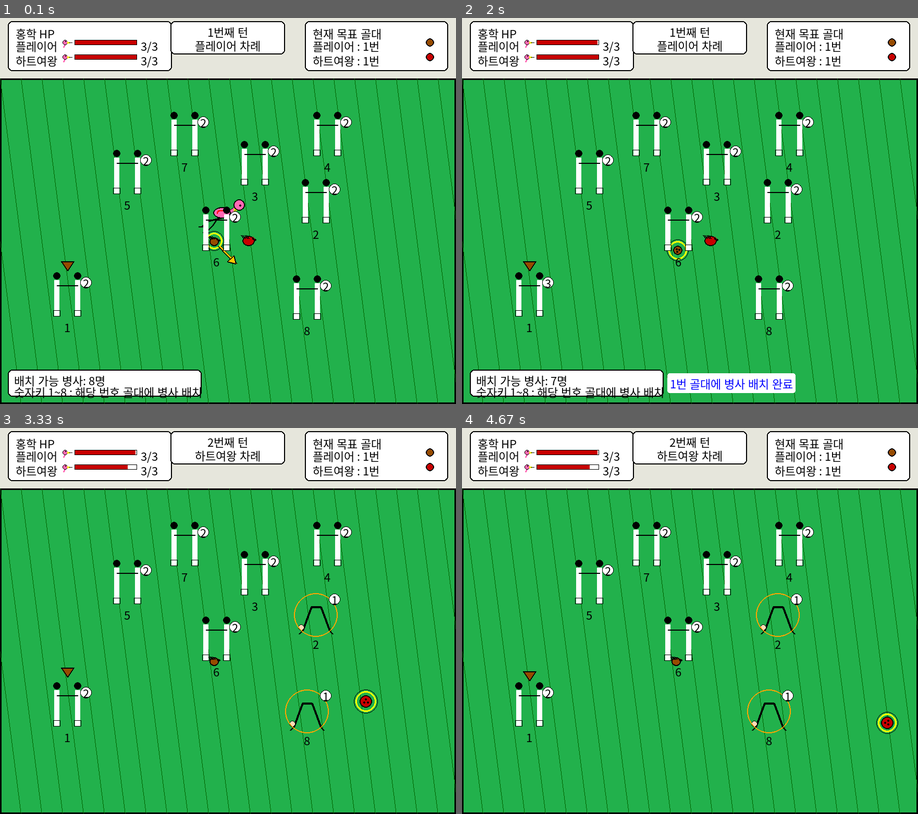
Above: before the commit, frames 1-4 (two rows, left to right).
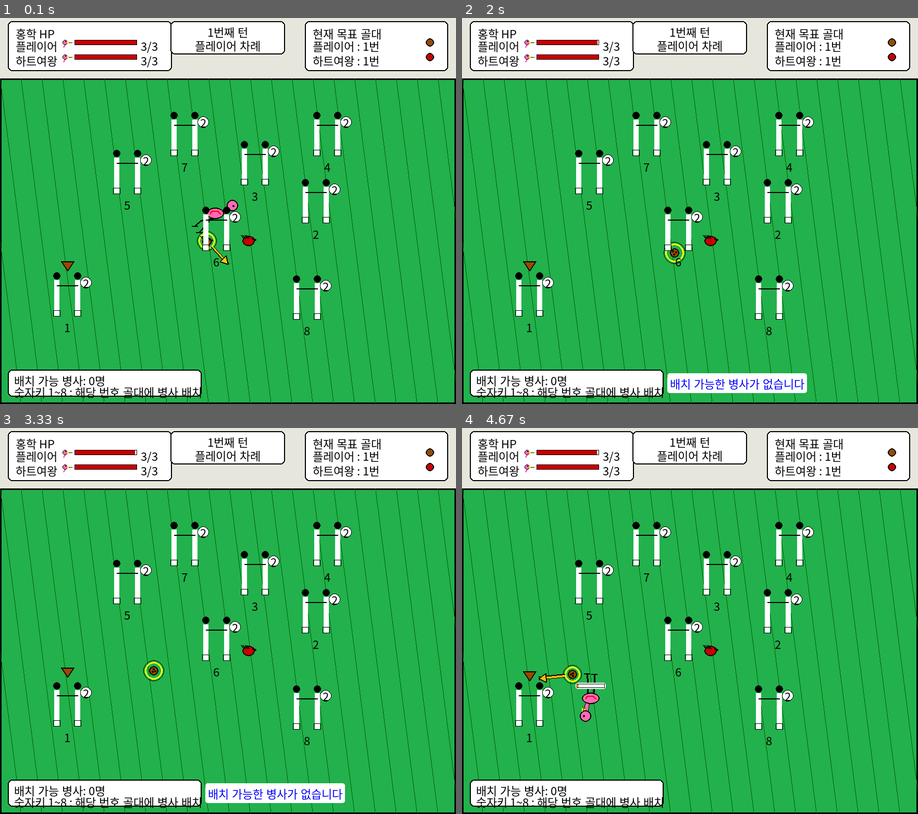
Above: after the commit, the same moments.

Repository: Is-This-Merge/NEIS
Game: pygame game, started from main.py
The game is run twice, just before and just after one commit, with the same random seed, the same clock (stepped at 60 frames per second) and the same inputs.
Inputs (mouse positions are in pixels of both pictures, inside the frame that each line leads up to):
- Up to frame 1 (0.1 s): no input
- Up to frame 2 (2 s): move the mouse to (671, 226) at 0.37 s; click (521, 218) at 0.88 s; click (676, 141) at 1.22 s; click (808, 60) at 1.55 s; tap 1 at 1.83 s
- Up to frame 3 (3.33 s): tap 9 at 2.17 s; click (59, 651) at 2.55 s; click (109, 740) at 2.88 s; click (310, 586) at 3.22 s
- Up to frame 4 (4.67 s): click (845, 644) at 3.88 s; press the mouse at (845, 644) at 4.53 s; move the mouse to (680, 566) at 4.63 s

The runs differ from the first frame. In frame 1, 0.4% of the frame differs, in the area x 19-54%, y 46-96%; in frame 2, 0.7%; in frame 3, 5.9%, in the area x 1-83%, y 2-99%; in frame 4, 4.7%.

Commit message:
Fixed soldier rearranging system

Diff:
--- a/CroquetMatch.py
+++ b/CroquetMatch.py
@@ -41,7 +41,7 @@
         }
 
         self.goalpostsNum = 8
-        self.soldiersNum = 24
+        self.soldiersNum = 16
         self.goalposts = []
         self.soldiers = []
 
@@ -77,18 +77,22 @@
             goalpost = Goalpost(location=location, order=i + 1)
             self.goalposts.append(goalpost)
 
-        # 모든 병사를 하나의 풀(self.soldiers)에서 관리
-        # 골대마다 2명씩 기본 배치 → 양쪽 기둥 형태로 시작
+        # 모든 병사를 골대에 배치 (예비 병사 없음)
+        # 우선 골대마다 2명씩 배치하고, 남는 병사는 골대에 골고루 추가 배치
         for goalpost in self.goalposts:
             for _ in range(2):
+                if len(self.soldiers) >= self.soldiersNum:
+                    break
                 soldier = Soldier(match=self)
                 soldier.assign(goalpost)
                 self.soldiers.append(soldier)
 
-        # 나머지는 예비 병사: 플레이어가 숫자키로 배치 가능
-        reserve = self.soldiersNum - len(self.soldiers)
-        for _ in range(max(0, reserve)):
-            self.soldiers.append(Soldier(match=self))
+        i = 0
+        while len(self.soldiers) < self.soldiersNum:
+            soldier = Soldier(match=self)
+            soldier.assign(self.goalposts[i % len(self.goalposts)])
+            self.soldiers.append(soldier)
+            i += 1
 
         self.center = (
             self.field_width // 2,
@@ -150,34 +154,21 @@
             vy *= -0.8
             by = max(top_bound + radius, min(bottom_bound - radius, by))
 
-        # 골대 충돌 판정: 카드병정의 밑동 부분에만 적용
-        # 병사가 2명 이상(양쪽 기둥 형태)인 골대에만 충돌 적용
+        # 골대 충돌 판정: 골대 형태(병사 수)에 따른 히트박스에 적용
+        # 2명 이상=양쪽 기둥, 1명=텐트 양다리(가운데는 통과 가능), 0명=충돌 없음
         for goalpost in self.goalposts:
-            if not goalpost.has_posts():
-                continue
-
-            gx, gy = goalpost.location
-
-            left_x = gx - 20
-            right_x = gx + 20
-            bottom_y = gy + 35
-
-            base_width = 14
-            base_height = 12
-
-            left_base = pygame.Rect(left_x - base_width // 2, bottom_y - base_height, base_width, base_height)
-            right_base = pygame.Rect(right_x - base_width // 2, bottom_y - base_height, base_width, base_height)
             ball_rect = pygame.Rect(bx - radius, by - radius, radius * 2, radius * 2)
 
-            if ball_rect.colliderect(left_base):
-                vx = -abs(vx) * 0.75 if bx < left_base.centerx else abs(vx) * 0.75
-                vy *= 0.85
-                bx = left_base.left - radius if bx < left_base.centerx else left_base.right + radius
-
-            elif ball_rect.colliderect(right_base):
-                vx = -abs(vx) * 0.75 if bx < right_base.centerx else abs(vx) * 0.75
-                vy *= 0.85
-                bx = right_base.left - radius if bx < right_base.centerx else right_base.right + radius
+            for base in goalpost.collision_rects():
+                if ball_rect.colliderect(base):
+                    if bx < base.centerx:
+                        vx = -abs(vx) * 0.75
+                        bx = base.left - radius
+                    else:
+                        vx = abs(vx) * 0.75
+                        bx = base.right + radius
+                    vy *= 0.85
+                    break
 
         self.currentBall.location = (bx, by)
         self.currentBall.velocity = (vx, vy)
@@ -192,7 +183,8 @@
         gx, gy = goalpost.location
         distance = math.hypot(bx - gx, by - gy)
 
-        if distance < 32:
+        # 병사가 한 명도 없는 빈 골대에는 골을 넣을 수 없음
+        if distance < 32 and len(goalpost.soldiers) >= 1:
             self.currentPlayer.passedGoals += 1
 
             if self.currentPlayer.passedGoals >= len(self.goalposts):
@@ -214,15 +206,19 @@
                 flamingo.swinging = False
 
             self.currentTurn += 1
-            self.check_goal_staffing()
-
-    def check_goal_staffing(self):
-        # 병사가 없는 골대가 2턴 이상 지속되면 플레이어 패배
+            self.refresh_soldiers()
+
+    def refresh_soldiers(self):
+        # 쿨다운이 끝난 병사를 다시 사용 가능 상태로 복귀
+        for soldier in self.soldiers:
+            soldier.update_cooldown(self.currentTurn)
+
+        # 병사가 없는 골대가 4턴 이상 지속되면 플레이어 패배
         for goalpost in self.goalposts:
             if len(goalpost.soldiers) == 0:
                 if goalpost.emptySinceTurn is None:
                     goalpost.emptySinceTurn = self.currentTurn
-                elif self.currentTurn - goalpost.emptySinceTurn >= 2:
+                elif self.currentTurn - goalpost.emptySinceTurn >= 4:
                     self.isGameOver = True
                     self.winner = self.players[1]  # 플레이어 패배 → 여왕 승리
             else:
@@ -462,10 +458,15 @@
             pygame.draw.circle(self.screen, self.colors["BLACK"], count_bg.center, 11, 1)
             self.screen.blit(count_text, count_text.get_rect(center=count_bg.center))
 
-            # 빈 골대 카운트다운 경고
-            if count == 0 and goalpost.emptySinceTurn is not None:
-                remaining = 2 - (self.currentTurn - goalpost.emptySinceTurn)
-                warn = self.small_font.render(f"비었음! {max(0, remaining)}턴", True, self.colors["RED"])
+            # 빈 골대는 득점 불가 + 게임오버까지 남은 턴 안내
+            if count == 0:
+                if goalpost.emptySinceTurn is not None:
+                    remaining = 4 - (self.currentTurn - goalpost.emptySinceTurn)
+                    text = f"득점 불가! {max(0, remaining)}턴"
+                else:
+                    text = "득점 불가"
+
+                warn = self.small_font.render(text, True, self.colors["RED"])
                 warn_rect = warn.get_rect(center=(gx, gy + 78))
                 pygame.draw.rect(self.screen, self.colors["WHITE"], warn_rect.inflate(10, 4), border_radius=4)
                 self.screen.blit(warn, warn_rect)
--- a/Goalpost.py
+++ b/Goalpost.py
@@ -15,9 +15,30 @@
         if soldier not in self.soldiers:
             self.soldiers.append(soldier)
 
-    def has_posts(self):
-        # 병사가 2명 이상이면 양쪽 기둥(골문) 형태 → 공 충돌 적용
-        return len(self.soldiers) >= 2
+    def collision_rects(self):
+        # 골대 형태(병사 수)에 따른 공 충돌 히트박스 목록
+        x, y = self.location
+        count = len(self.soldiers)
+
+        if count >= 2:
+            # 양쪽 기둥의 밑동 (작은 히트박스)
+            bottom_y = y + 35
+            bw, bh = 8, 8
+            return [
+                pygame.Rect((x - 20) - bw // 2, bottom_y - bh, bw, bh),
+                pygame.Rect((x + 20) - bw // 2, bottom_y - bh, bw, bh),
+            ]
+        elif count == 1:
+            # 텐트의 양다리(발) — 가운데 간격은 비워 공이 통과 가능하게 함
+            foot_y = y + 30
+            bw, bh = 7, 12
+            return [
+                pygame.Rect((x - 22) - bw // 2, foot_y - bh, bw, bh),
+                pygame.Rect((x + 22) - bw // 2, foot_y - bh, bw, bh),
+            ]
+        else:
+            # 빈 골대: 충돌 없음
+            return []
 
     def draw_goalpost(self, screen):
         count = len(self.soldiers)
--- a/Soldier.py
+++ b/Soldier.py
@@ -13,19 +13,24 @@
         # 여왕에게 빼앗긴 턴. 처음에는 충분히 과거로 두어 바로 available 상태가 되게 함
         self.leftTurn = -self.COOLDOWN_TURNS
 
+    def update_cooldown(self, currentTurn):
+        # 쿨다운(3턴)이 지나면 다시 사용 가능 상태로 복귀
+        if not self.usable and (currentTurn - self.leftTurn) >= self.COOLDOWN_TURNS:
+            self.usable = True
+
     def is_available(self, currentTurn):
-        # 어느 골대에도 배치되어 있지 않고, 쿨다운이 지난 병사만 배치 가능
-        if self.assignedGoal is not None:
-            return False
-        return (currentTurn - self.leftTurn) >= self.COOLDOWN_TURNS
+        # 어느 골대에도 배치되어 있지 않고, 쿨다운이 끝나(usable) 배치 가능한 병사만
+        self.update_cooldown(currentTurn)
+        return self.usable and self.assignedGoal is None
 
     def execute_queen_command(self):
-        # 여왕의 명령: 현재 지키던 골대에서 이탈
+        # 여왕의 명령: 현재 지키던 골대에서 이탈 → 쿨다운 동안 사용 불가
         if self.assignedGoal is not None and self in self.assignedGoal.soldiers:
             self.assignedGoal.soldiers.remove(self)
 
         self.leftTurn = self.match.currentTurn
         self.assignedGoal = None
+        self.usable = False
 
     def assign(self, goalpost):
         # 골대에 배치
